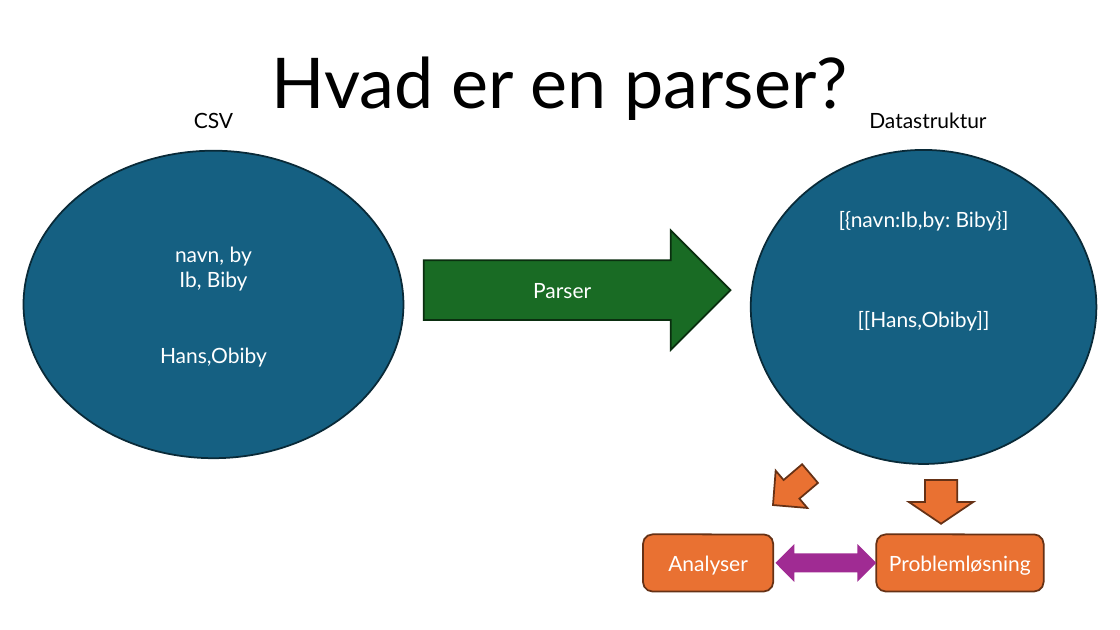
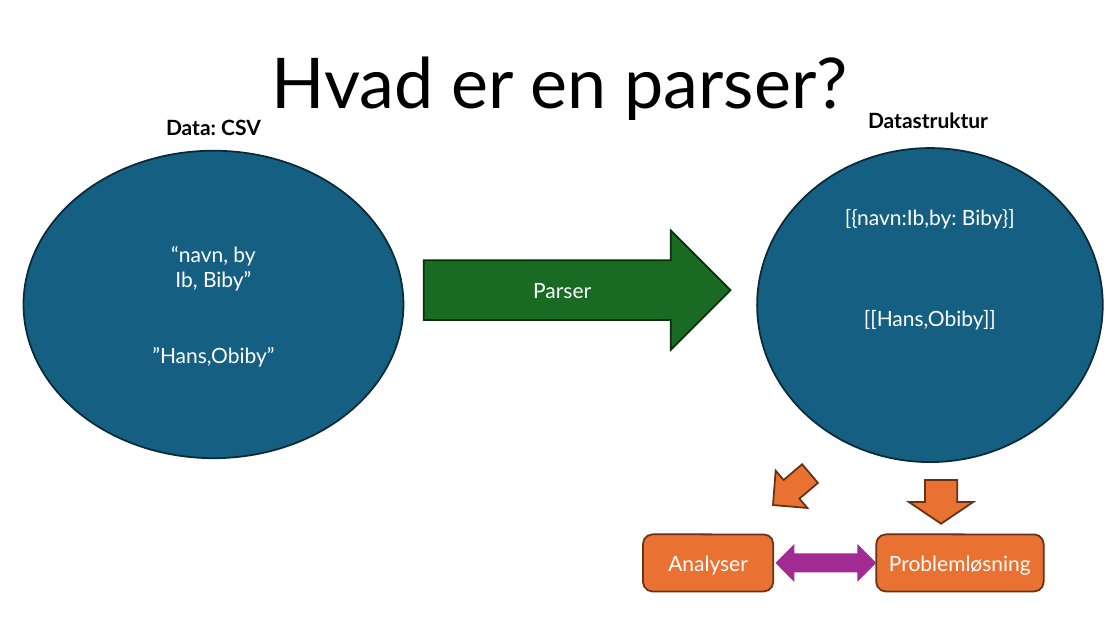
Before and after one commit to viktorbilde-debug/parser-opgaven, a slide deck: slide 3 of Parseropgave.pptx. Drawn at 1120x630 pixels with LibreOffice and Linux fonts; fonts in the diff are those of the drawing. Boxes give left, top, right and bottom in pixels: in the first picture for what was removed or moved away, otherwise in the second. Text is boxed around its words. In the diff, an @@ line names an element or a change of style, - is before the commit and + after.

```diff
--- a/Parseropgave.pptx
+++ b/Parseropgave.pptx
@@ text at (166,119,261,135): text changed; bold on @@
-CSV
+Data: CSV
@@ text "Datastruktur" at (868,112,988,128): bold on @@
@@ ellipse "[{navn:Ib,by: Biby}]": place and size @@
-ellipse "[{navn:Ib,by: Biby}]" at (751,150,1097,465)
+ellipse "[{navn:Ib,by: Biby}]" at (757,148,1103,462)
@@ text in ellipse at (152,246,274,367): text changed @@
-navn, by
-Ib, Biby
-Hans,Obiby
+“navn, by
+Ib, Biby”
+”Hans,Obiby”
```
Also in this commit, not shown: 4 other slides changed, 4 other files.
